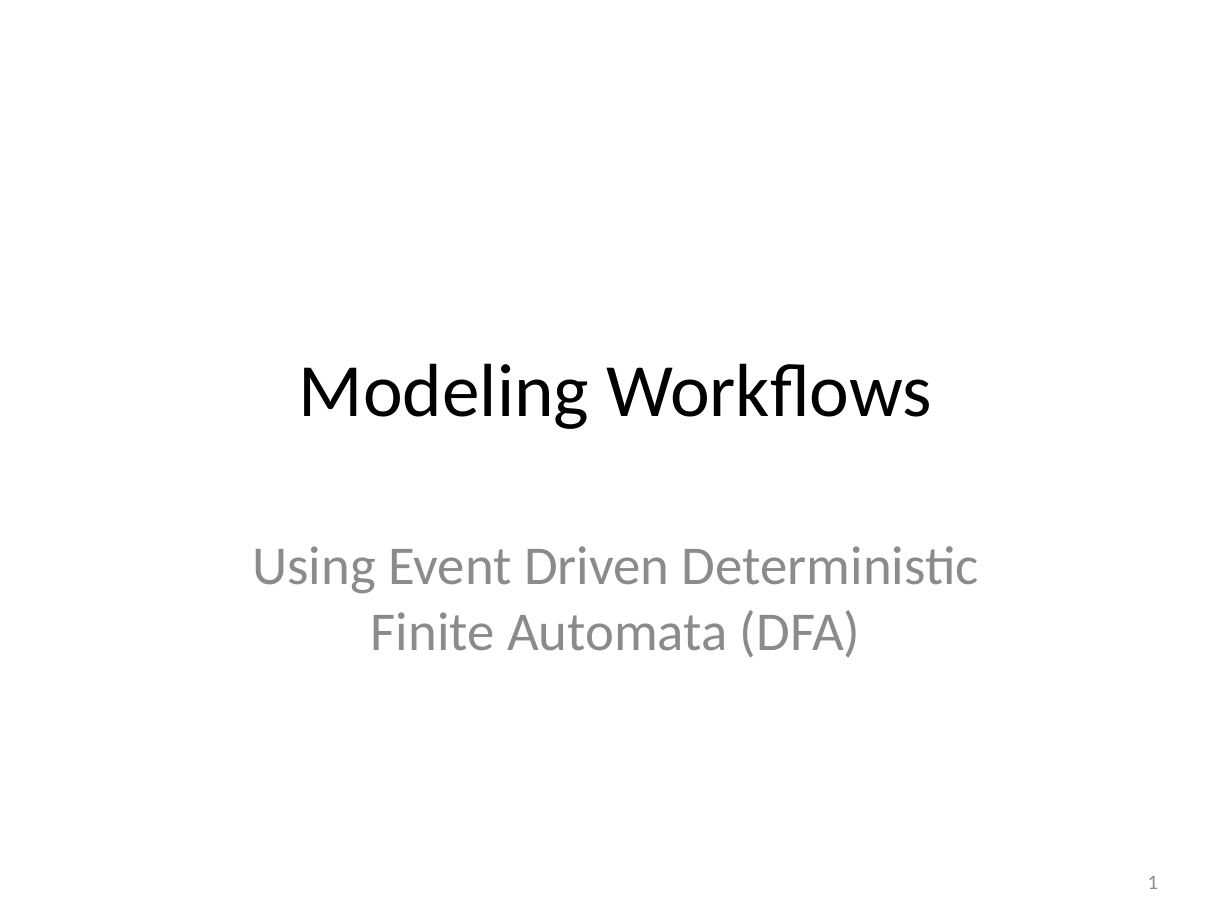
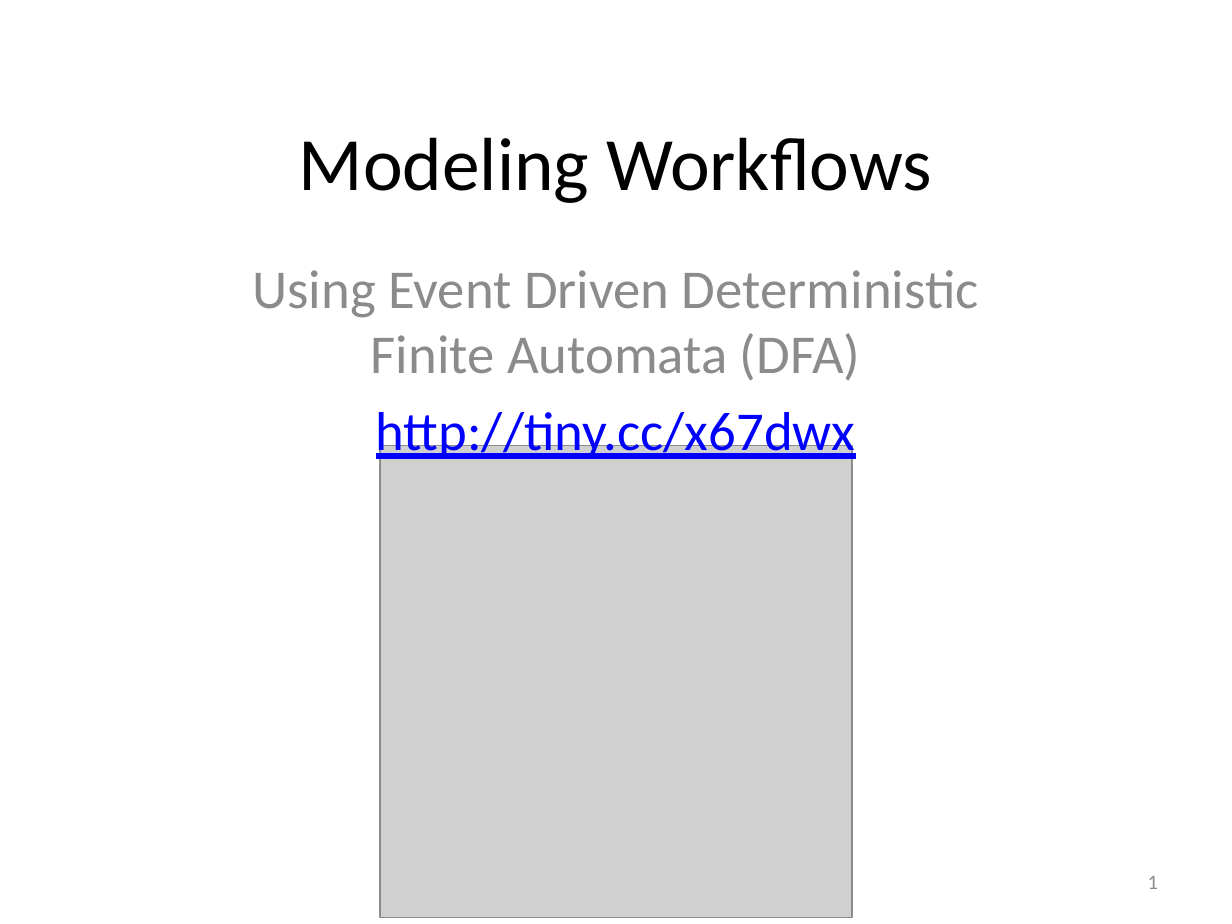
Before and after one commit to RichardRoda/DFA-Workflow-Model, a slide deck: slide 1 of Modeling Workflows with Event Driven DFA.pptx. Drawn at 1232x924 pixels with LibreOffice and Linux fonts; fonts in the diff are those of the drawing; grey boxes stand for pictures. Boxes give left, top, right and bottom in pixels: in the first picture for what was removed or moved away, otherwise in the second. Text is boxed around its words. In the diff, an @@ line names an element or a change of style, - is before the commit and + after.

```diff
--- a/Modeling Workflows with Event Driven DFA.pptx
+++ b/Modeling Workflows with Event Driven DFA.pptx
@@ title "Modeling Workflows" moved from (x1=299, y1=363, x2=932, y2=429) to (x1=299, y1=137, x2=932, y2=203) @@
@@ subtitle "Using Event Driven Deterministic Finite ..." moved from (x1=252, y1=546, x2=979, y2=657) to (x1=252, y1=270, x2=979, y2=463) @@
@@ subtitle at (x1=376, y1=412, x2=856, y2=463): paragraph added @@
+http://tiny.cc/x67dwx
@@ picture added at (x1=379, y1=445, x2=851, y2=917) @@
```
Also in this commit, not shown: 1 other file.
